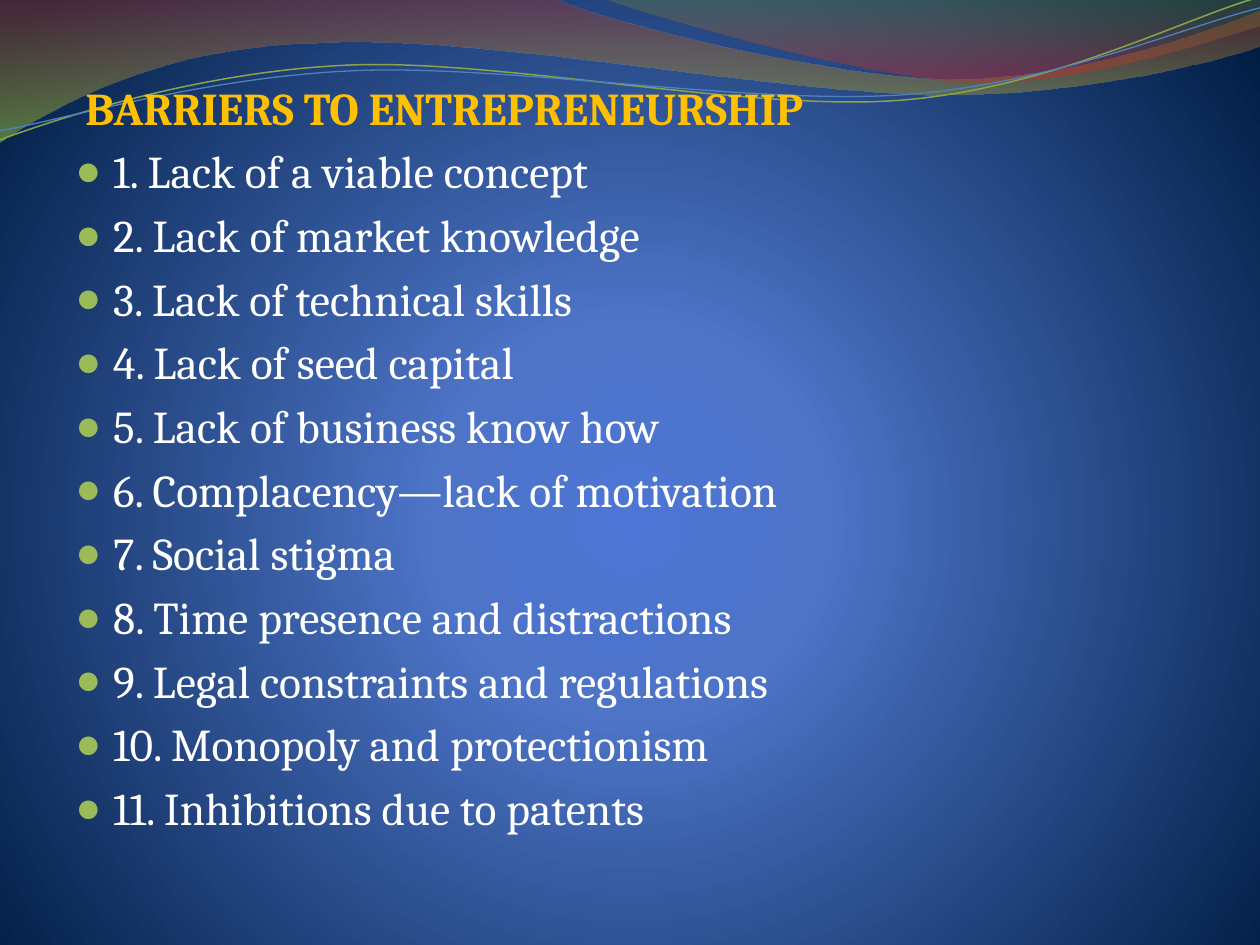
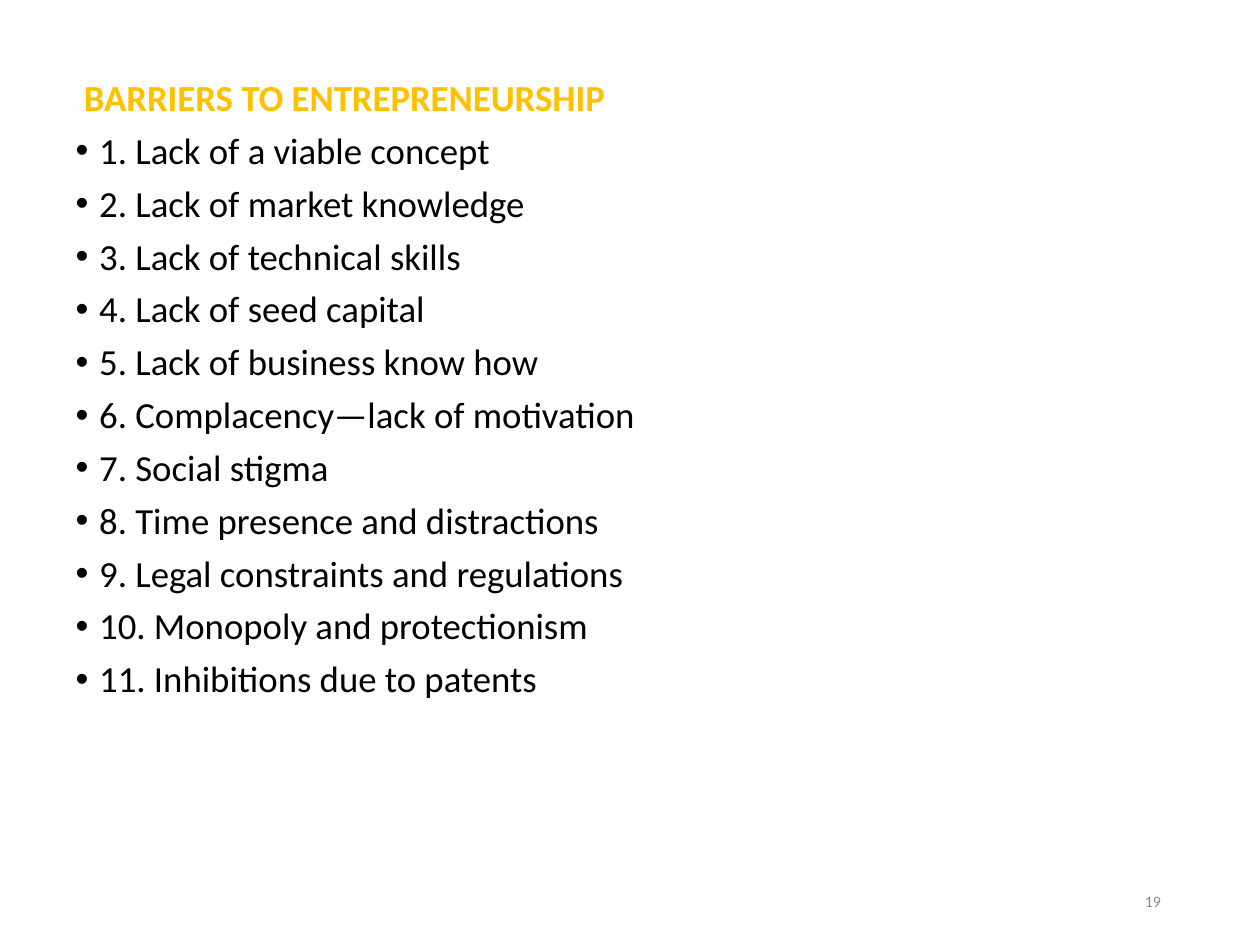
Before and after one commit to DroidFreak32/8sem, a slide deck: slide 19 of OME/ENTREPRENEURSHIP 1 unit4.pptx. Drawn at 1260x945 pixels with LibreOffice and Linux fonts; fonts in the diff are those of the drawing. Boxes give left, top, right and bottom in pixels: in the first picture for what was removed or moved away, otherwise in the second. Text is boxed around its words. In the diff, an @@ line names an element or a change of style, - is before the commit and + after.

```diff
--- a/OME/ENTREPRENEURSHIP 1 unit4.pptx
+++ b/OME/ENTREPRENEURSHIP 1 unit4.pptx
@@ background gradient #4D75D6 to #4E72C7 to #001F44 to #FFFFFF @@
@@ freeform shape removed at (0, 0, 1260, 142) @@
@@ freeform shape removed at (0, 0, 1260, 147) @@
@@ freeform shape removed at (0, 8, 1260, 141) @@
@@ freeform shape removed at (604, 0, 1260, 87) @@
@@ text "BARRIERS TO ENTREPRENEURSHIP" at (84, 87, 635, 698): size 26 to 21 pt, font Cambria to Calibri, text colour #FFFFFF to #000000; indent changed; line spacing 1 to 0.9; more space between paragraphs; bullet ● to • @@
@@ page number added at (1145, 897, 1161, 907), 9 pt, text #8C8C8C @@
+19
```
Also in this commit, not shown: 18 other slides changed, 13 other files.
